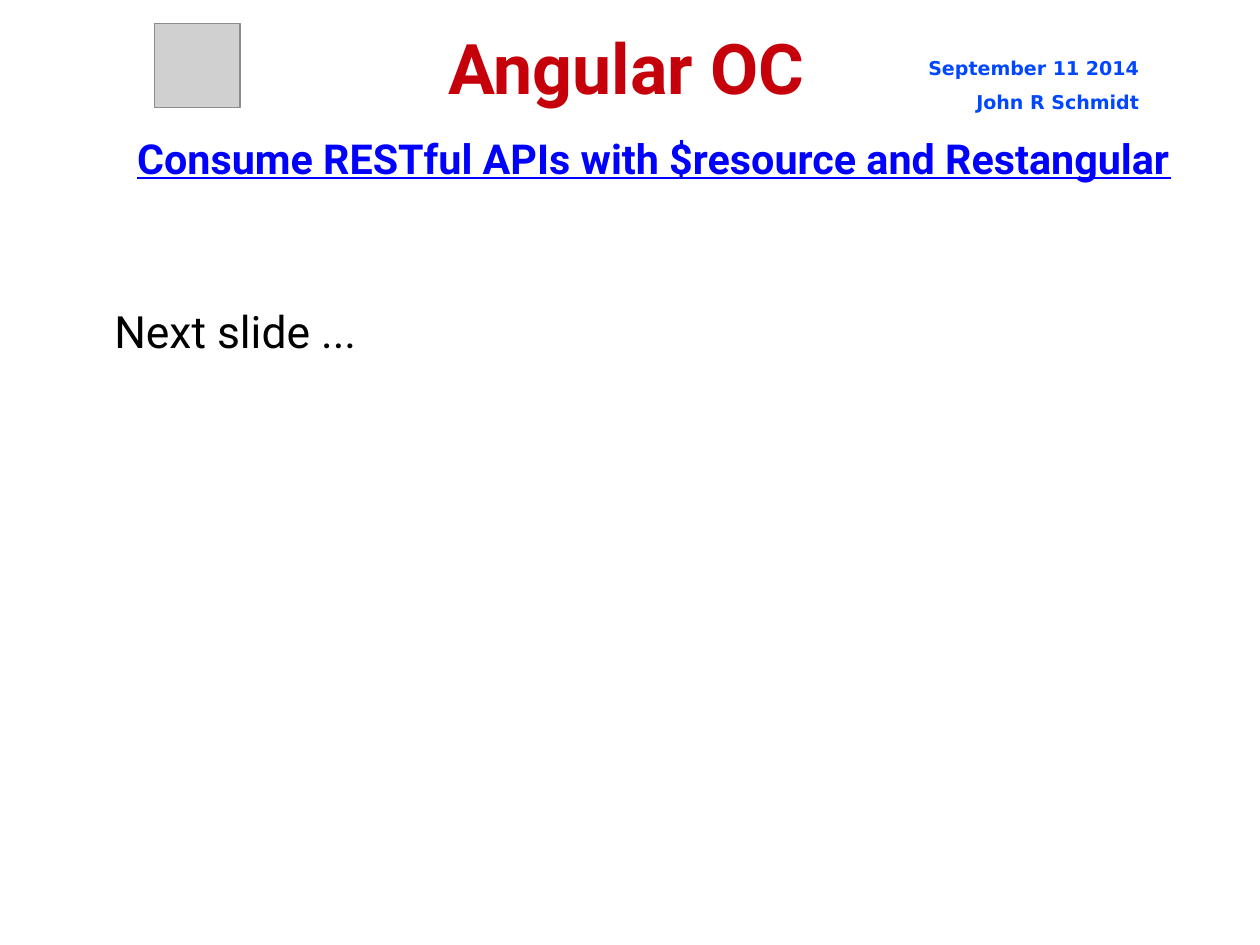
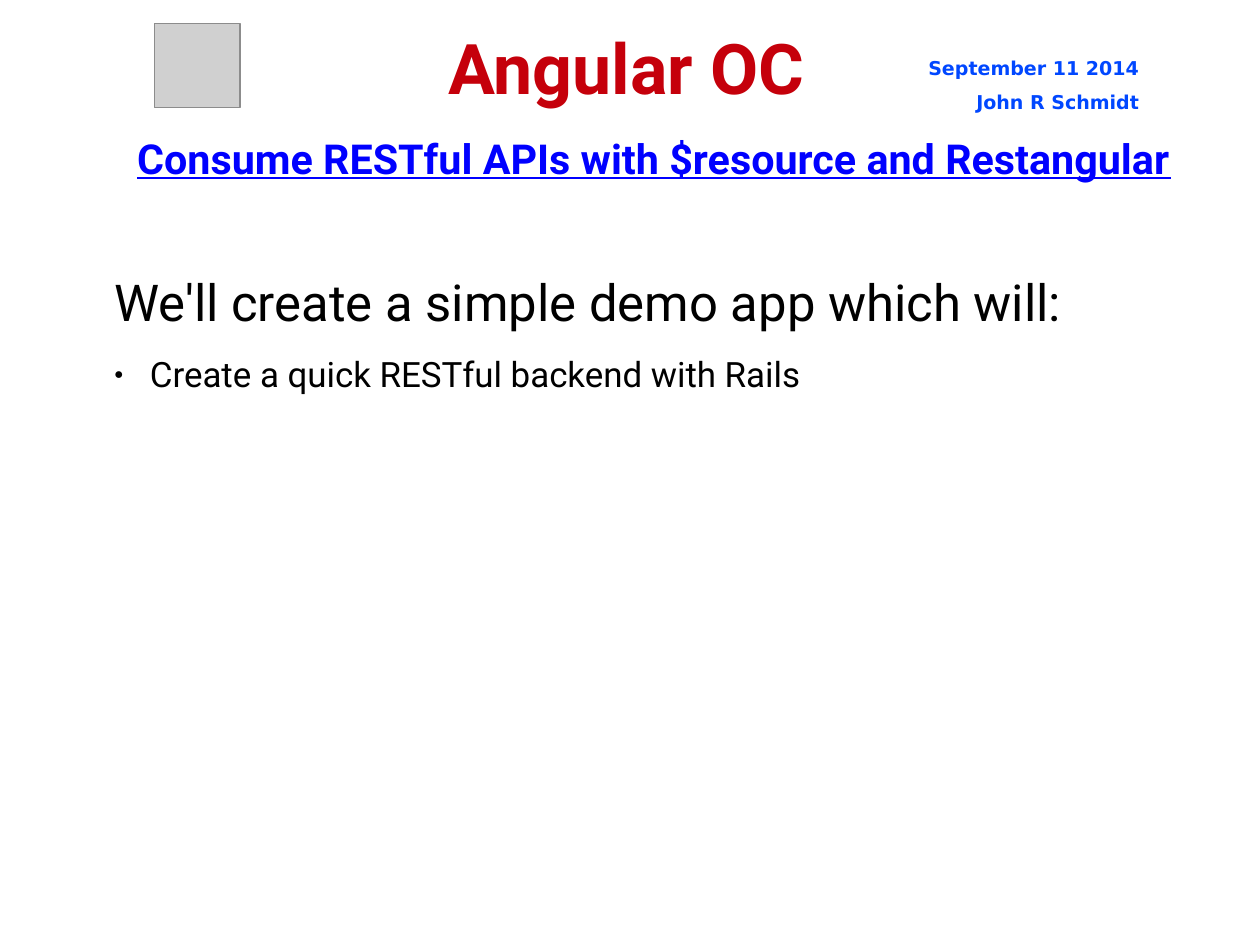
Before and after one commit to jrschmidt/fifa-angular-rest-demo, a slide deck: slide 8 of fifa.odp (slide 59 before the commit). Drawn at 1260x945 pixels with LibreOffice and Linux fonts; fonts in the diff are those of the drawing; grey boxes stand for pictures; background and template pictures are left out. Boxes give left, top, right and bottom in pixels: in the first picture for what was removed or moved away, otherwise in the second. Text is boxed around its words. In the diff, an @@ line names an element or a change of style, - is before the commit and + after.

```diff
--- a/fifa.odp
+++ b/fifa.odp
@@ text added at <box>114,283,1062,394</box>, 32 pt, text #000000 @@
+We'll create a simple demo app which will:
+● Create a quick RESTful backend with Rails
@@ subtitle removed at <box>114,314,310,349</box> @@
-Next slide ...
```
Also in this commit, not shown: 8 other slides changed, 2 slides added, 1 other file.
